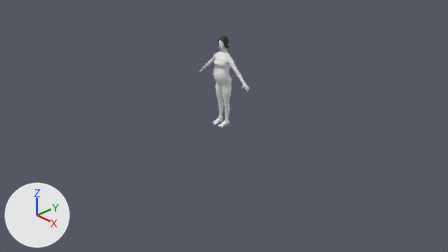
Two versions of the Blender file assets/models/human_female/human_female_pregnant.blend, one commit apart.
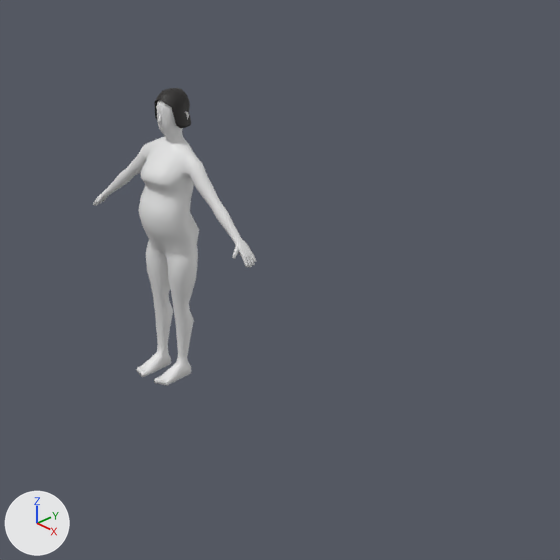
Old and new are each drawn from the file's camera 'Camera' and again close up on the part from 38% to 76% of the width and 4% to 72% of the height. The lights are fixed; the arrows at lower left show +X, +Y and +Z. The older version's two pictures come first.

Objects in the first close-up: 'Body', 'Hair_bob'.
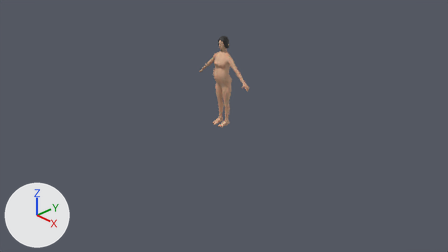
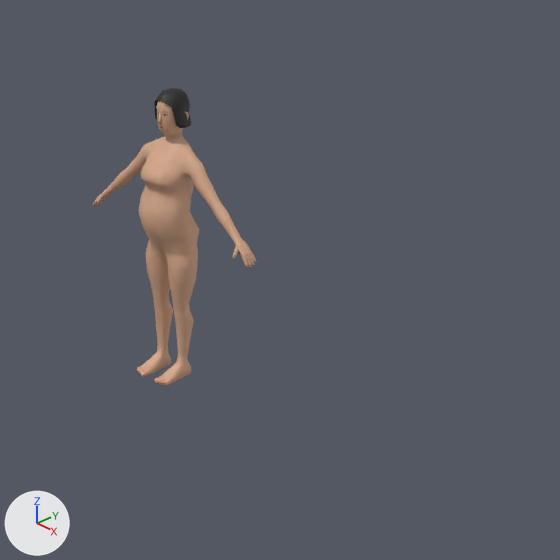
Boxes (x1, y1, x2, y2) around the edits, measured in the close-ups (560 x 560 px):
'Body', recoloured (white to beige)
    both: (93, 100, 256, 386)

The edits, one by one:
Picture 'human_female_Roughness.png' (img_human_female_roughness_png) is new.
Picture 'human_female_Color.png' (img_human_female_color_png) is new.
Picture 'human_female_Normal.png' (img_human_female_normal_png) is new.
Material 'Skin' (mat_skin) is new.
Uses the picture img_human_female_color_png.
Uses the picture img_human_female_normal_png.
Uses the picture img_human_female_roughness_png.
me_body has 1171 vertices, 1178 faces and spans x -0.61..0.61, y -0.19..0.13, z 0.0..1.61.
me_body gains material mat_skin.
